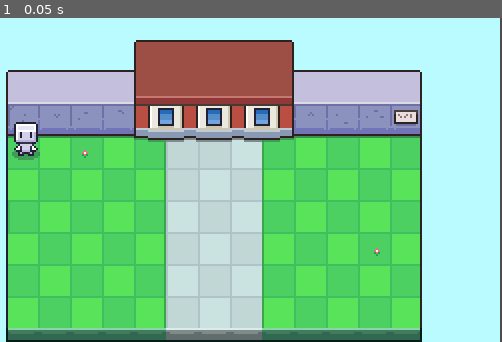
Above: before the commit, frame 1.
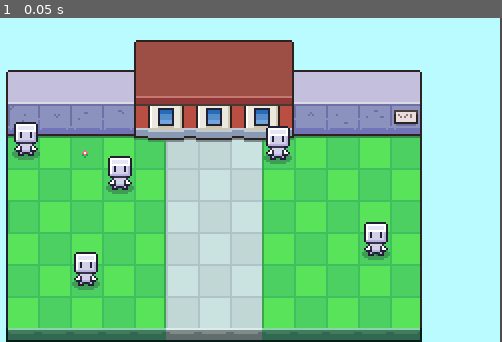
Above: after the commit, the same moment.

Repository: DustinMEastway/godot-sandbox
Game: Godot game, scene res://WorldMap.tscn
Two runs of this game, one before a commit and one after it. Both use one fixed random seed, a clock stepped at 60 frames per second and the inputs below.
Inputs:
- Up to frame 1 (0.05 s): no input

The runs differ from the first frame. In frame 1, 2.1% of the frame differs, in the area x 14-78%, y 33-84%.

Commit message:
Tutorial-04: add NPCs to world map

Diff:
--- /dev/null
+++ b/NonPlayerCharacter.gd
@@ -0,0 +1,7 @@
+extends "res://Character.gd"
+
+export var path = [ Vector2(0, 0) ]
+
+# Called when the node enters the scene tree for the first time.
+func _ready():
+	position = path[0]
--- /dev/null
+++ b/NonPlayerCharacter.tscn
@@ -0,0 +1,7 @@
+[gd_scene load_steps=3 format=2]
+
+[ext_resource path="res://NonPlayerCharacter.gd" type="Script" id=1]
+[ext_resource path="res://Character.tscn" type="PackedScene" id=2]
+
+[node name="NonPlayerCharacter" instance=ExtResource( 2 )]
+script = ExtResource( 1 )
--- a/WorldMap.gd
+++ b/WorldMap.gd
@@ -5,5 +5,19 @@
 	character.set_position(Vector2(50, 55))
 	return character
 
+func create_npc(path):
+	var npc = load("res://NonPlayerCharacter.tscn").instance()
+	npc.path = path
+	return npc
+
 func _ready():
-	add_child(create_character())
+	$VerticalObjects.add_child(create_character())
+	var npc_paths = [
+		[ Vector2(97, 72) ],
+		[ Vector2(176, 57) ],
+		[ Vector2(225, 105) ],
+		[ Vector2(80, 120) ]
+	]
+
+	for npc_path in npc_paths:
+		$VerticalObjects.add_child(create_npc(npc_path))
--- a/WorldMap.tscn
+++ b/WorldMap.tscn
@@ -8,7 +8,7 @@
 [node name="WorldMap" type="Node2D"]
 script = ExtResource( 2 )
 
-[node name="ColorRect" type="ColorRect" parent="."]
+[node name="Sky" type="ColorRect" parent="."]
 margin_right = 287.0
 margin_bottom = 162.0
 color = Color( 0.733333, 0.988235, 1, 1 )
@@ -27,3 +27,5 @@
 position = Vector2( 144, 44 )
 scale = Vector2( 10.5, 1.5 )
 shape = SubResource( 1 )
+
+[node name="VerticalObjects" type="YSort" parent="."]
